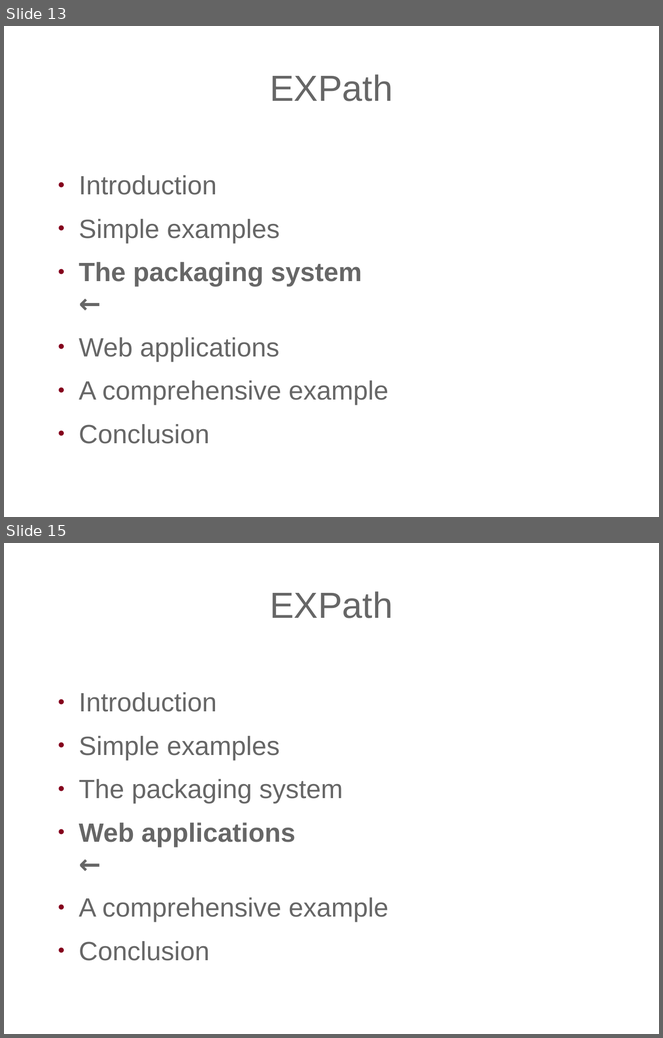
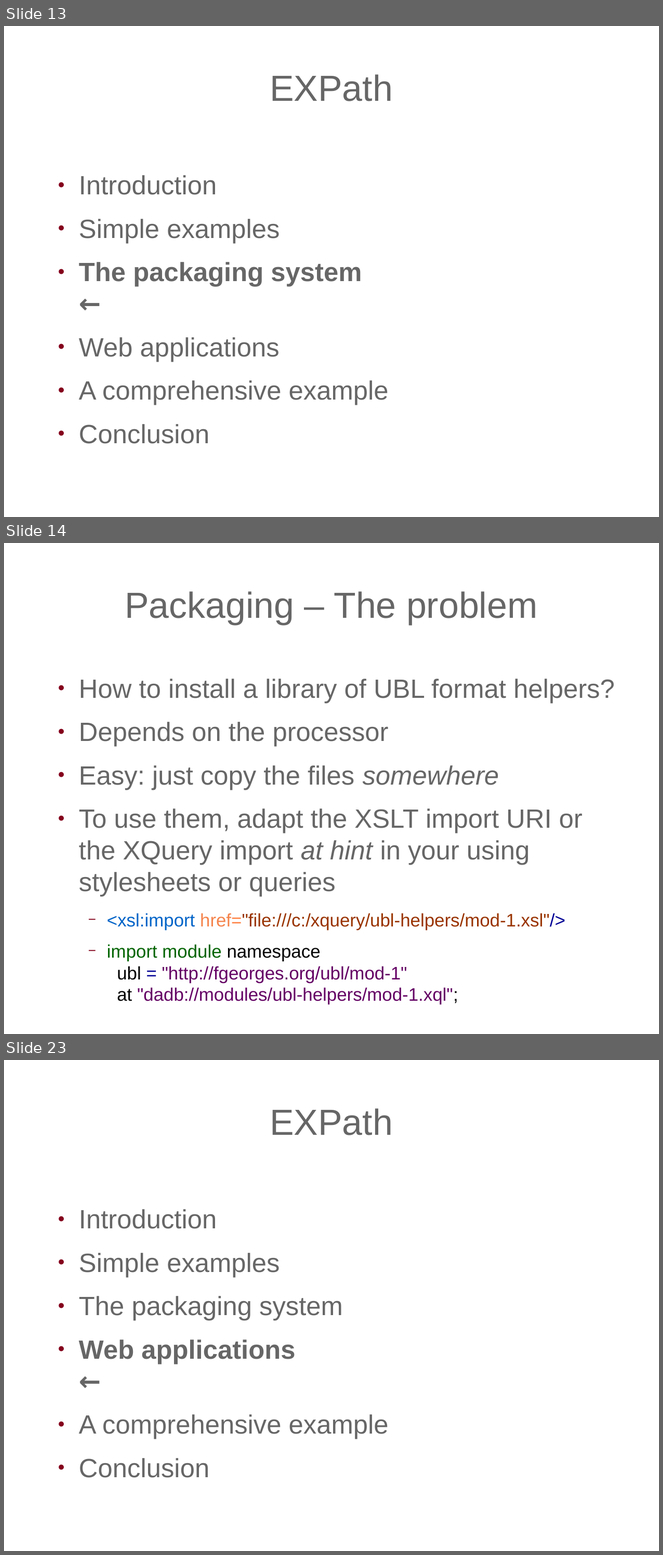
Before and after one commit to expath/expath-www, a slide deck: misc/2010-prague/presentation/fgeorges-expath.odp. Shown one above the other, each under a label of ours: slides 13 and 15 before the commit, slides 13, 14 and 23 after it; the slides between them are not shown. The pictures are 663x1038 and 663x1555 pixels, drawn with LibreOffice and Linux fonts; fonts in the diff are those of the drawing; background and template pictures are left out. Boxes give left, top, right and bottom in pixels: in the first picture for what was removed or moved away, otherwise in the second. Text is boxed around its words. In the diff, an @@ line names an element or a change of style, - is before the commit and + after.

```diff
--- a/misc/2010-prague/presentation/fgeorges-expath.odp
+++ b/misc/2010-prague/presentation/fgeorges-expath.odp
@@ slide 14 added at (4, 543, 659, 1034), background picture (left out) @@
@@ title added at (125, 591, 538, 625), 44 pt, text #666666 @@
+Packaging – The problem
@@ text added at (79, 679, 615, 1005), 32 pt, text #666666 @@
+● How to install a library of UBL format helpers?
+● Depends on the processor
+● Easy: just copy the files somewhere
+● To use them, adapt the XSLT import URI or the XQuery import at hint in your using stylesheets or queries
+  − <xsl:import href="file:///c:/xquery/ubl-helpers/mod-1.xsl"/>
+  − import module namespace
+    ubl = "http://fgeorges.org/ubl/mod-1"
+    at "dadb://modules/ubl-helpers/mod-1.xql";
@@ what was slide 15 is now slide 23 @@
```
Also in this commit, not shown: 2 slides changed, 14 other slides added, 39 slides removed.
